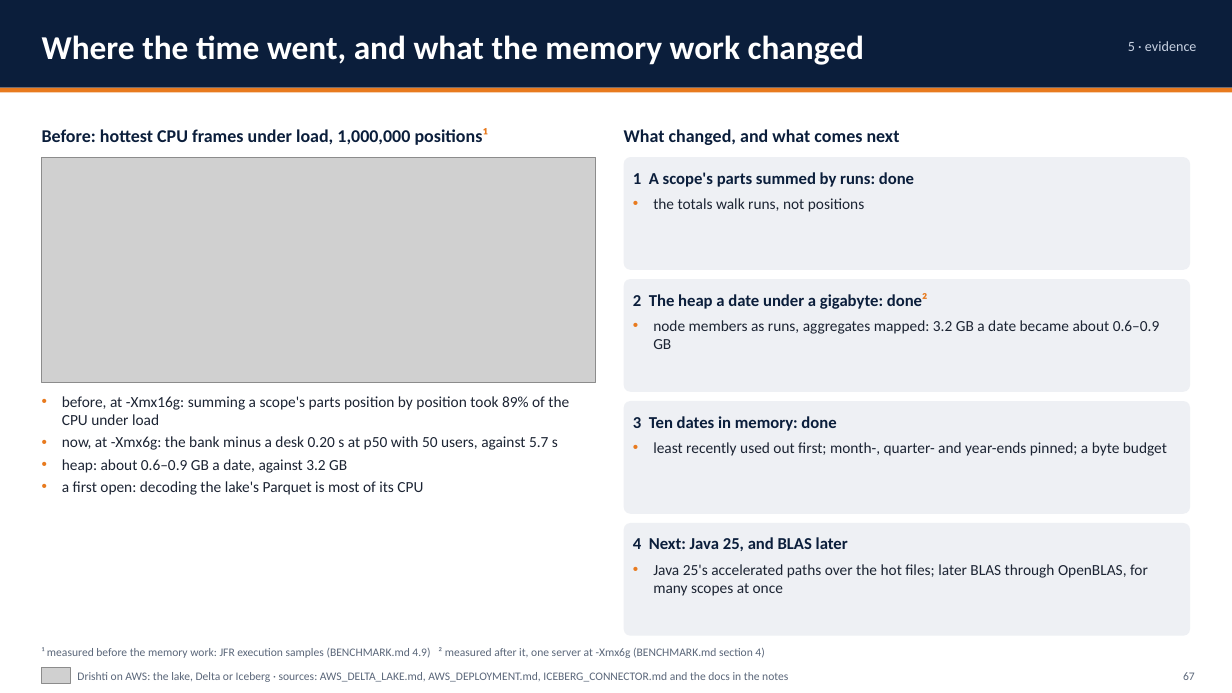
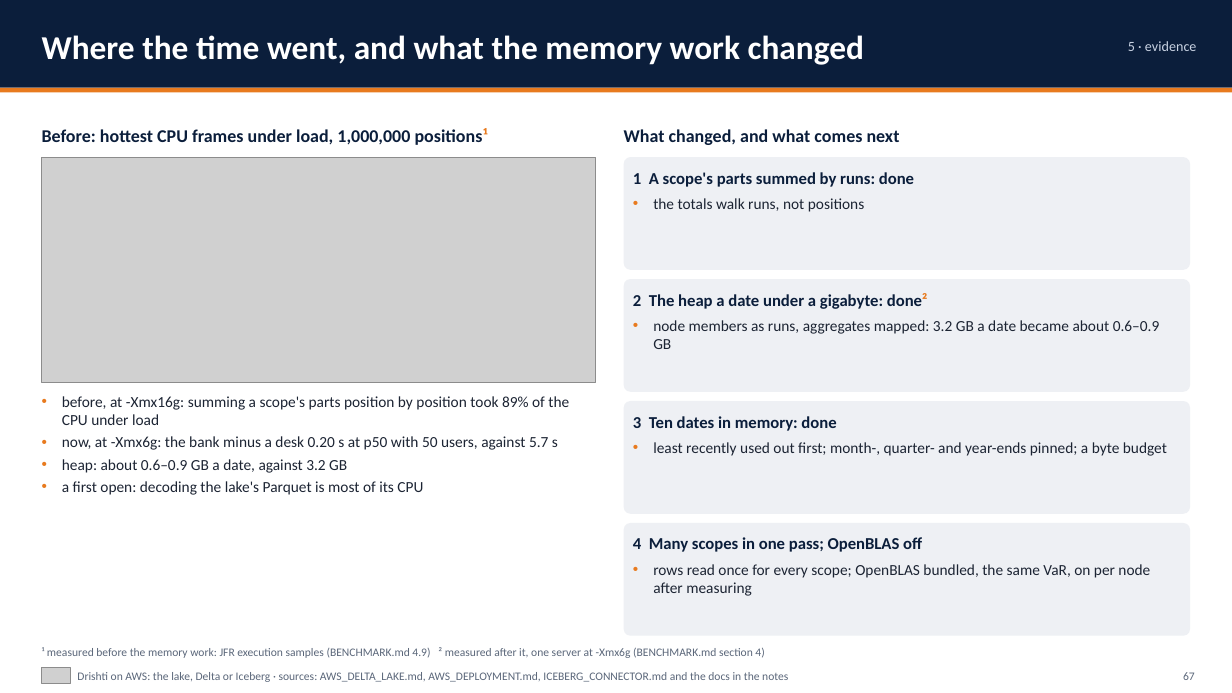
Before and after one commit to ajsinha/drishti, a slide deck: slide 67 of docs/publications/Drishti-on-AWS.pptx. Drawn at 1232x693 pixels with LibreOffice and Linux fonts; fonts in the diff are those of the drawing; grey boxes stand for pictures. Boxes give left, top, right and bottom in pixels: in the first picture for what was removed or moved away, otherwise in the second. Text is boxed around its words. In the diff, an @@ line names an element or a change of style, - is before the commit and + after.

```diff
--- a/docs/publications/Drishti-on-AWS.pptx
+++ b/docs/publications/Drishti-on-AWS.pptx
@@ text at bbox=[633, 537, 922, 552]: text changed @@
-4 Next: Java 25, and BLAS later
+4 Many scopes in one pass; OpenBLAS off
@@ text at bbox=[653, 564, 1150, 596]: text changed @@
-• Java 25's accelerated paths over the hot files; later BLAS through OpenBLAS, for many scopes at once
+• rows read once for every scope; OpenBLAS bundled, the same VaR, on per node after measuring
```
Also in this commit, not shown: 67 other slides changed, 2 slides added, 3 other files.
